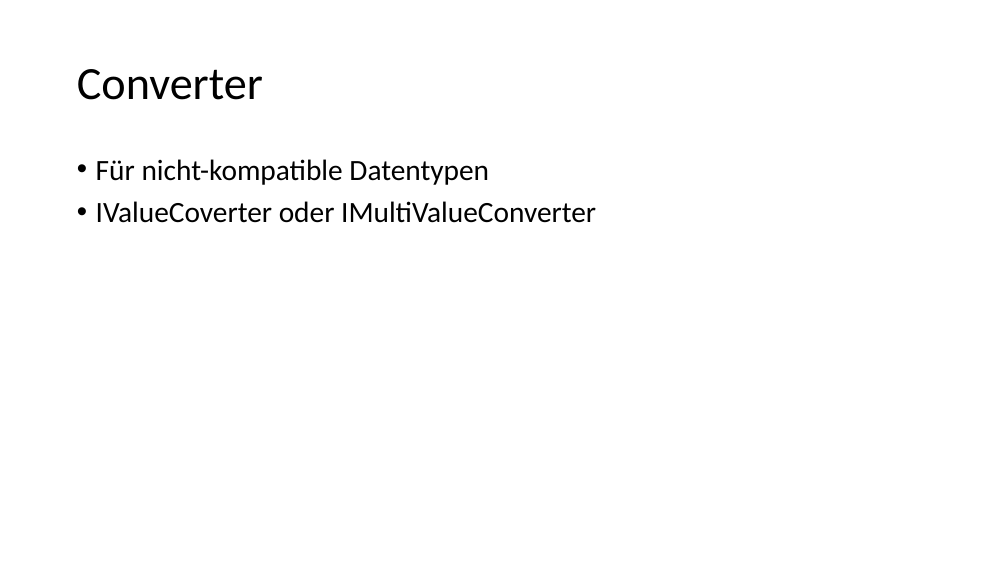
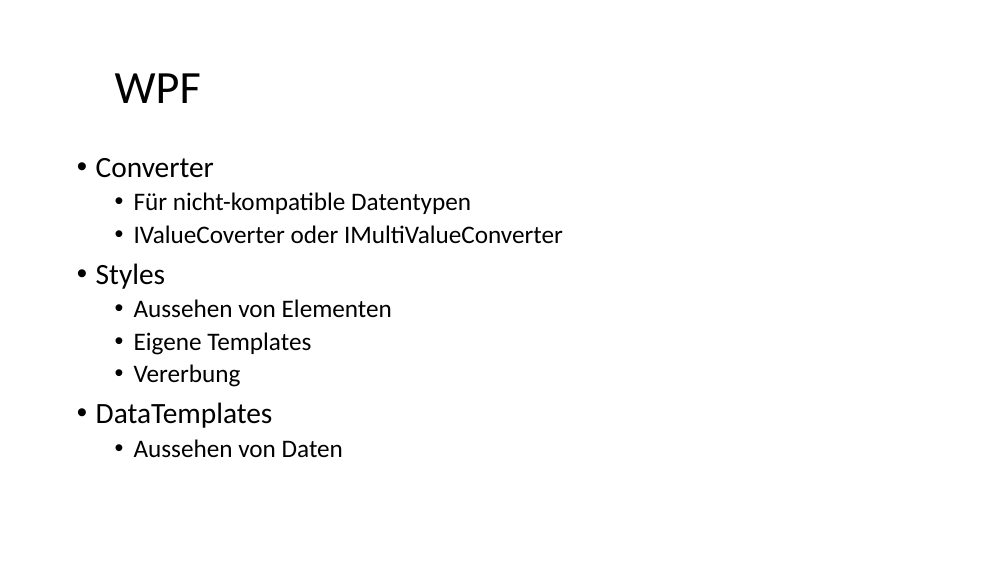
Before and after one commit to Steffen543/InformatikSeminarDemo, a slide deck: slide 8 of Präsentation_Steffen.pptx (slide 9 before the commit). Drawn at 1008x567 pixels with LibreOffice and Linux fonts; fonts in the diff are those of the drawing. Boxes give left, top, right and bottom in pixels: in the first picture for what was removed or moved away, otherwise in the second. Text is boxed around its words. In the diff, an @@ line names an element or a change of style, - is before the commit and + after.

```diff
--- a/Präsentation_Steffen.pptx
+++ b/Präsentation_Steffen.pptx
@@ title removed at [77, 69, 263, 100] @@
-Converter
@@ title added at [115, 73, 201, 103], 44 pt, text #000000 @@
+WPF
@@ text at [96, 158, 214, 178]: paragraph added @@
+• Converter
@@ text at [134, 192, 563, 243]: size 28 to 24 pt in "Für nicht-kompatible Datentypen", "IValueCoverter oder IMultiValueConverter"; list level 1 to 2 in "Für nicht-kompatible Datentypen"; list level 1 to 2 in "IValueCoverter oder IMultiValueConverter" @@
@@ text at [96, 263, 392, 458]: paragraphs added @@
+• Styles
+  • Aussehen von Elementen
+  • Eigene Templates
+  • Vererbung
+• DataTemplates
+  • Aussehen von Daten
```
Also in this commit, not shown: 1 other slide changed, 3 slides removed.
